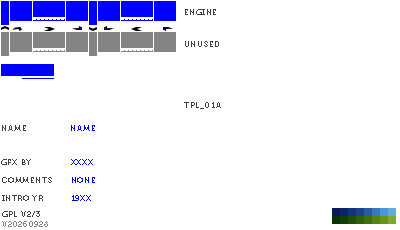
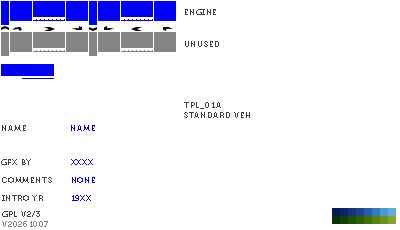
Revision of a layered 400x230 image; what changed, layer by layer:
renamed "tpl_01a" to "tpl_01a standard veh", painted on it over (184, 112, 250, 118)
renamed "v20260928" to "v20261007", painted on it over (29, 221, 48, 227)
